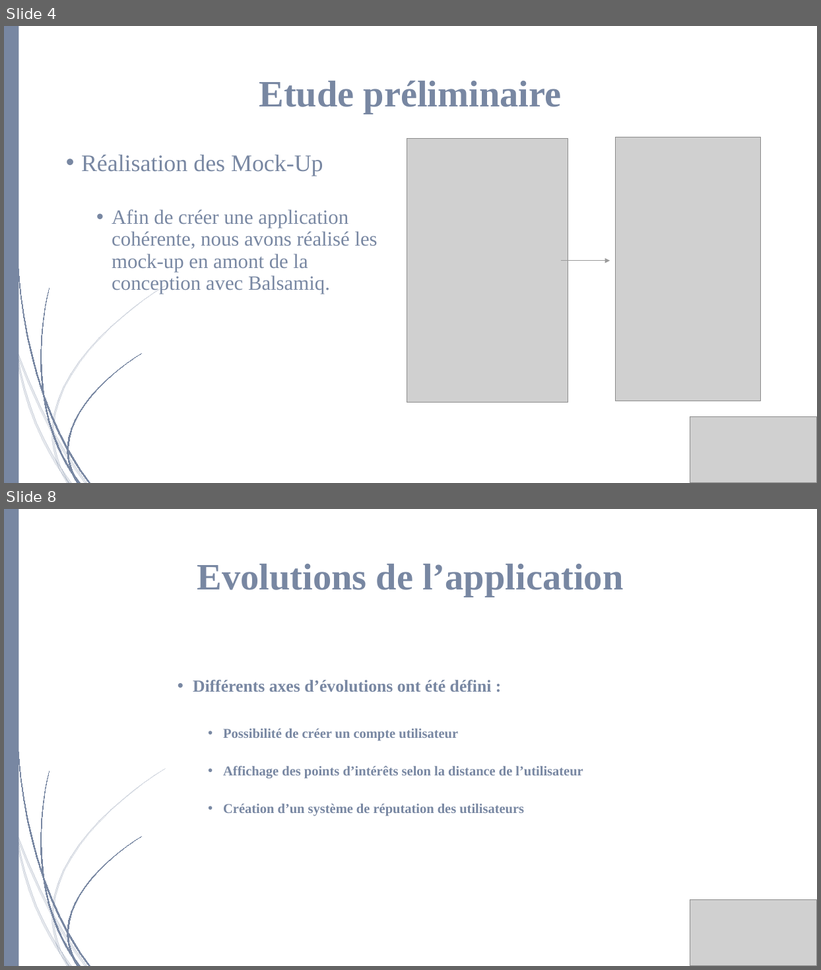
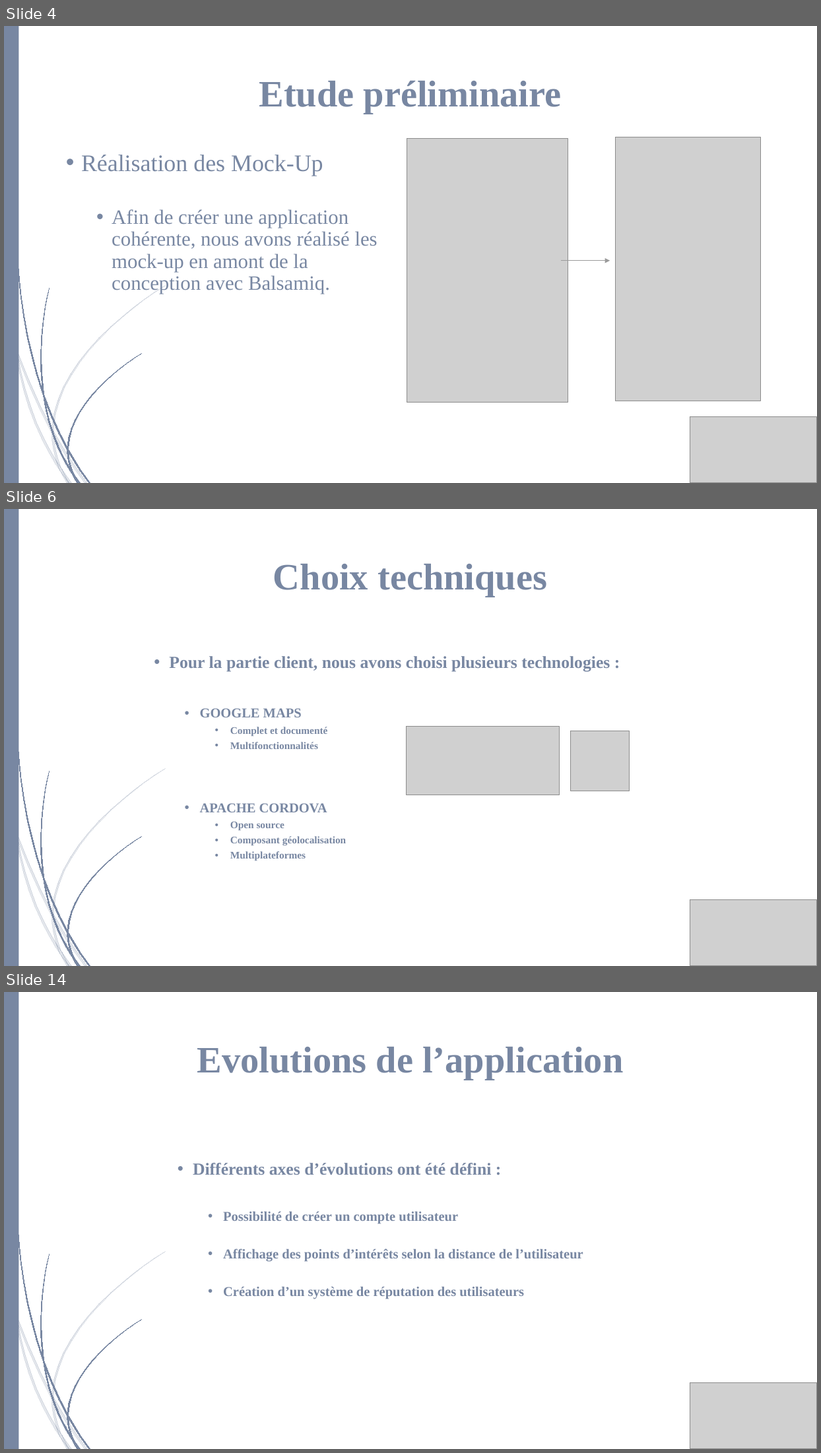
Before and after one commit to Lowxorx/webapprila, a slide deck: Documentation/Presentation/Projet web.pptx. Shown one above the other, each under a label of ours: slides 4 and 8 before the commit, slides 4, 6 and 14 after it; the slides between them are not shown. The pictures are 821x970 and 821x1453 pixels, drawn with LibreOffice and Linux fonts; fonts in the diff are those of the drawing; grey boxes stand for pictures. Boxes give left, top, right and bottom in pixels: in the first picture for what was removed or moved away, otherwise in the second. Text is boxed around its words. In the diff, an @@ line names an element or a change of style, - is before the commit and + after.

```diff
--- a/Documentation/Presentation/Projet web.pptx
+++ b/Documentation/Presentation/Projet web.pptx
@@ slide 6 added at (4, 509, 817, 966), background #FFFFFF @@
@@ title added at (273, 564, 547, 597), 44 pt, text #7887A2, bold @@
+Choix techniques
@@ text added at (169, 656, 610, 861), 12 pt, text #7887A2, bold @@
+• Pour la partie client, nous avons choisi plusieurs technologies :
+  • GOOGLE MAPS
+    • Complet et documenté
+    • Multifonctionnalités
+  • APACHE CORDOVA
+    • Open source
+    • Composant géolocalisation
+    • Multiplateformes
@@ picture added at (407, 727, 560, 795) @@
@@ picture added at (571, 731, 629, 791) @@
@@ picture added at (690, 900, 817, 966) @@
@@ picture added at (761, 906, 817, 966) @@
@@ group added at (4, 509, 165, 966): 23 freeform shapes, 1 rectangle @@
@@ what was slide 8 is now slide 14 @@
```
Also in this commit, not shown: 4 slides changed, 5 other slides added.
